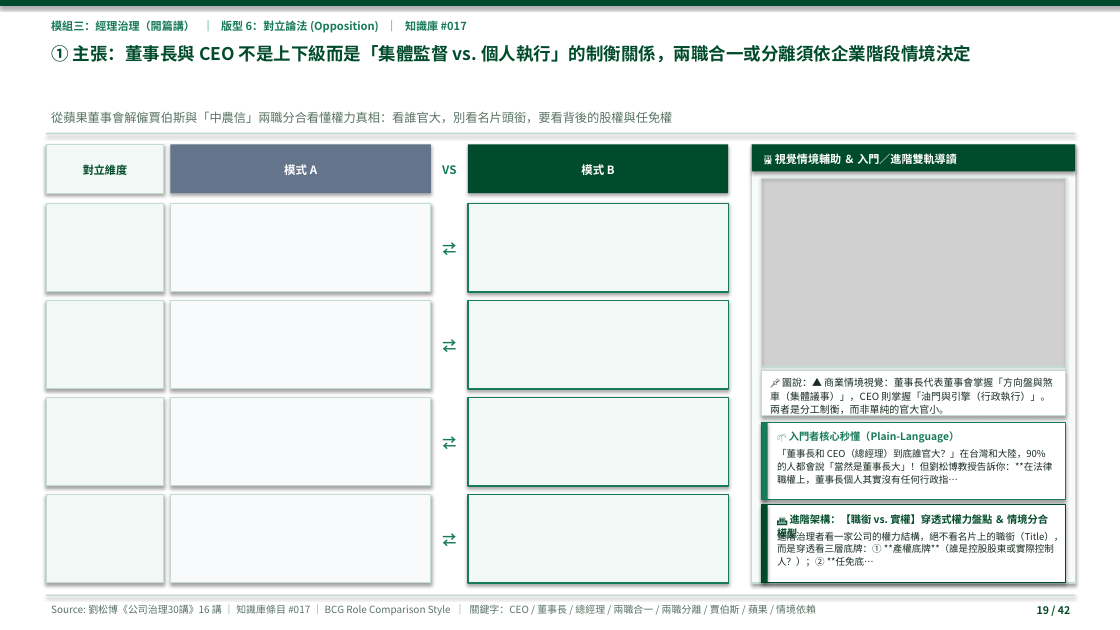
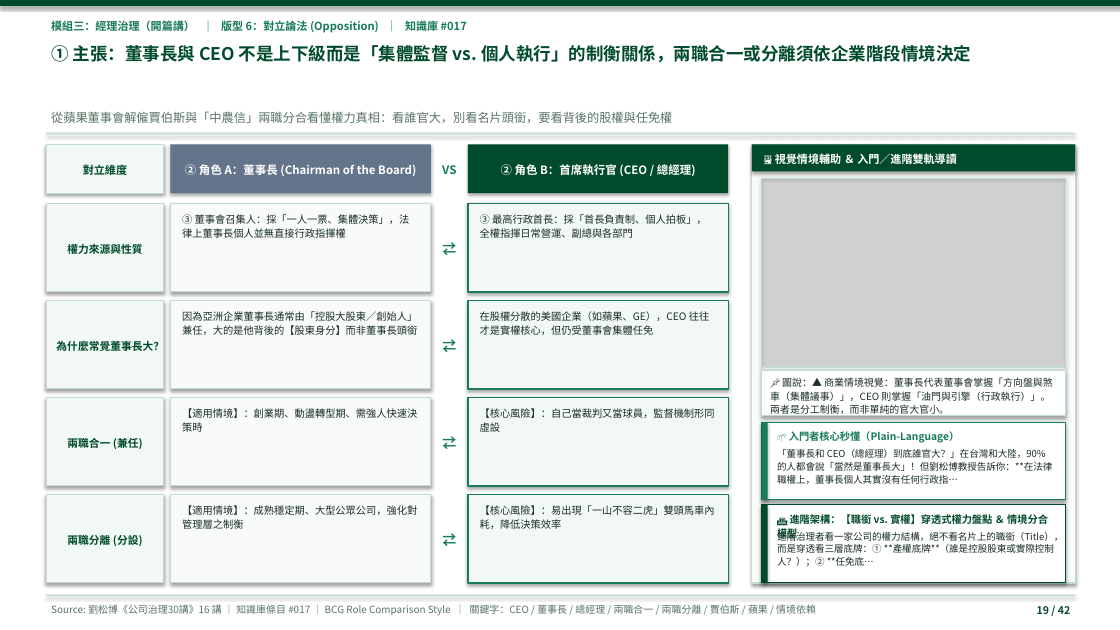
Before and after one commit to davidyeh51/corp-gov-portal, a slide deck: slide 19 of docs/public/downloads/劉松博_公司治理30講_全40講無雜訊顧問簡報庫.pptx. Drawn at 1120x630 pixels with LibreOffice and Linux fonts; fonts in the diff are those of the drawing; grey boxes stand for pictures. Boxes give left, top, right and bottom in pixels: in the first picture for what was removed or moved away, otherwise in the second. Text is boxed around its words. In the diff, an @@ line names an element or a change of style, - is before the commit and + after.

```diff
--- a/docs/public/downloads/劉松博_公司治理30講_全40講無雜訊顧問簡報庫.pptx
+++ b/docs/public/downloads/劉松博_公司治理30講_全40講無雜訊顧問簡報庫.pptx
@@ text at (185,164,416,176): text changed @@
-模式 A
+② 角色 A：董事長 (Chairman of the Board)
@@ text at (501,162,696,178): text changed @@
-模式 B
+② 角色 B：首席執行官 (CEO / 總經理)
@@ text added at (182,214,410,238), 8.8 pt, text #1A2E23 @@
+③ 董事會召集人：採「一人一票、集體決策」，法律上董事長個人並無直接行政指揮權
@@ text added at (480,214,707,238), 8.8 pt, text #1A2E23 @@
+③ 最高行政首長：採「首長負責制、個人拍板」，全權指揮日常營運、副總與各部門
@@ text added at (67,244,142,254), 9.2 pt, text #004B2B, bold @@
+權力來源與性質
@@ text added at (182,311,417,335), 8.8 pt, text #1A2E23 @@
+因為亞洲企業董事長通常由「控股大股東／創始人」兼任，大的是他背後的【股東身分】而非董事長頭銜
@@ text added at (480,311,709,335), 8.8 pt, text #1A2E23 @@
+在股權分散的美國企業（如蘋果、GE），CEO 往往才是實權核心，但仍受董事會集體任免
@@ text added at (56,339,164,354), 9.2 pt, text #004B2B, bold @@
+為什麼常覺董事長大？
@@ text added at (182,408,417,432), 8.8 pt, text #1A2E23 @@
+【適用情境】：創業期、動盪轉型期、需強人快速決策時
@@ text added at (480,408,715,432), 8.8 pt, text #1A2E23 @@
+【核心風險】：自己當裁判又當球員，監督機制形同虛設
@@ text added at (67,438,143,449), 9.2 pt, text #004B2B, bold @@
+兩職合一 (兼任)
@@ text added at (182,505,417,529), 8.8 pt, text #1A2E23 @@
+【適用情境】：成熟穩定期、大型公眾公司，強化對管理層之制衡
@@ text added at (480,505,715,529), 8.8 pt, text #1A2E23 @@
+【核心風險】：易出現「一山不容二虎」雙頭馬車內耗，降低決策效率
@@ text added at (67,533,143,548), 9.2 pt, text #004B2B, bold @@
+兩職分離 (分設)
```
Also in this commit, not shown: 38 other slides changed, 47 other files.
